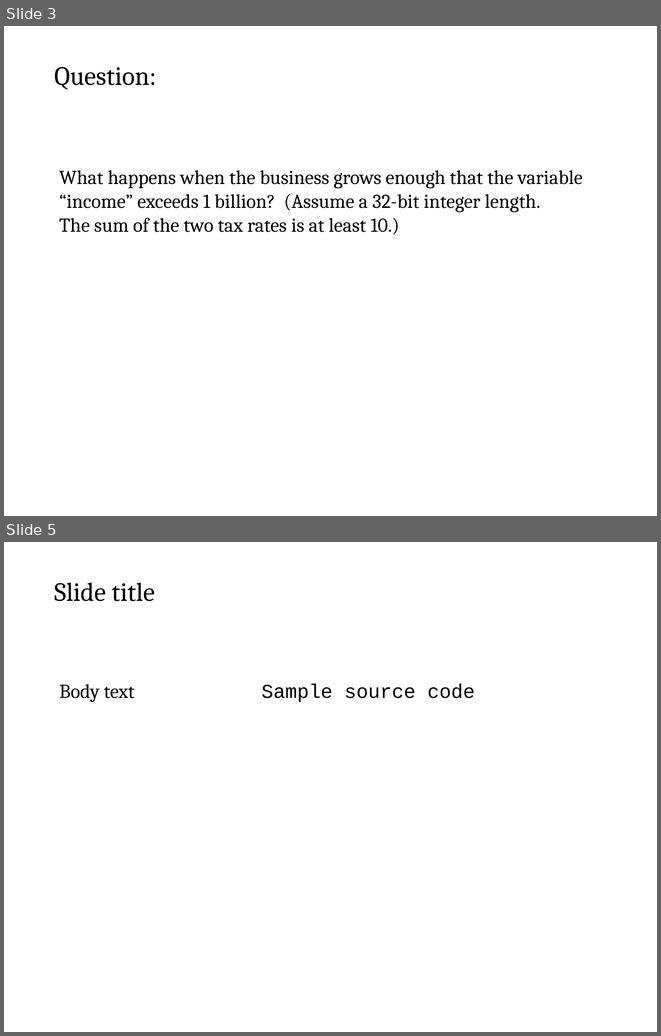
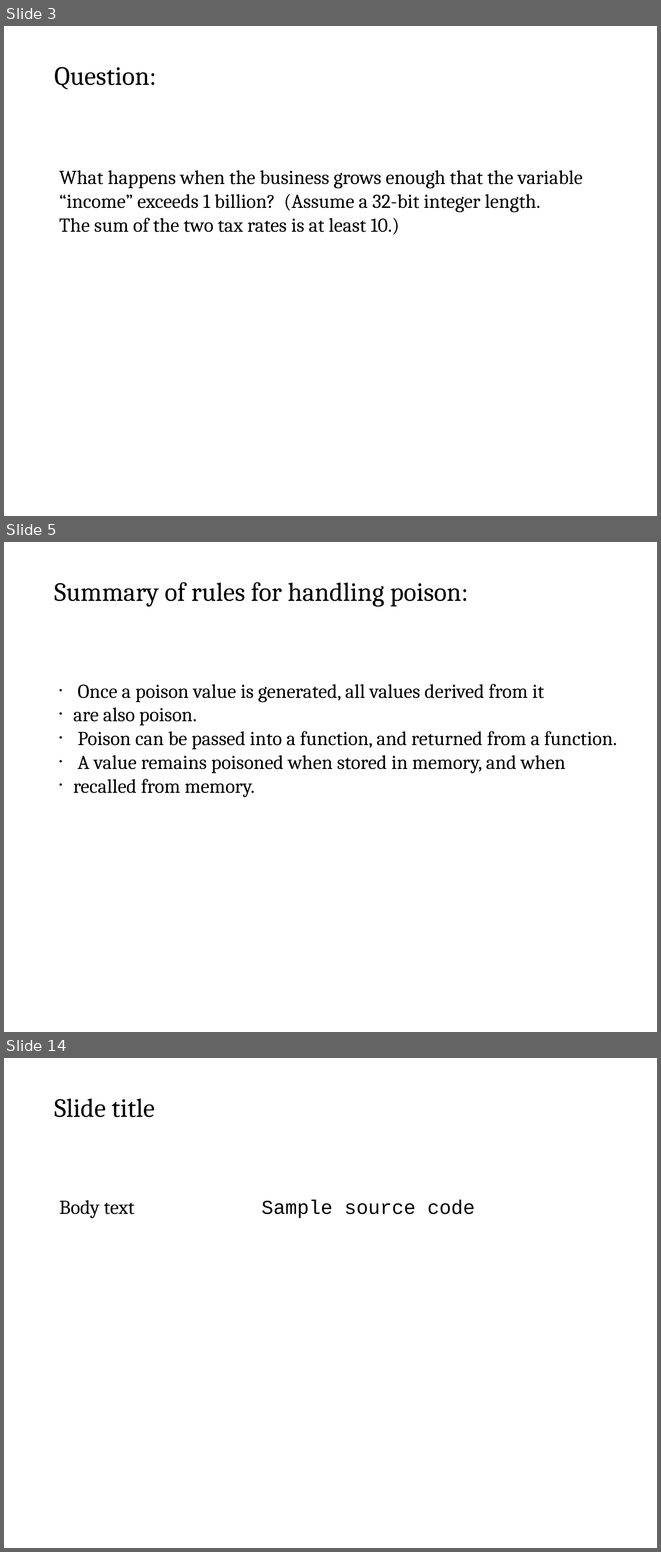
Before and after one commit to cschreiner/lli_undef_fix_admin, a slide deck: doc/poster/2015feb_grad_visit.draft.odp. Shown one above the other, each under a label of ours: slides 3 and 5 before the commit, slides 3, 5 and 14 after it; the slides between them are not shown. The pictures are 661x1036 and 661x1552 pixels, drawn with LibreOffice and Linux fonts; fonts in the diff are those of the drawing. Boxes give left, top, right and bottom in pixels: in the first picture for what was removed or moved away, otherwise in the second. Text is boxed around its words. In the diff, an @@ line names an element or a change of style, - is before the commit and + after.

Commit message:
finished transcribing text from the textual draft

```diff
--- a/doc/poster/2015feb_grad_visit.draft.odp
+++ b/doc/poster/2015feb_grad_visit.draft.odp
@@ slide 5 added at [4, 542, 657, 1032], background #FFFFFF @@
@@ text added at [54, 582, 468, 607], 32 pt, text #000000 @@
+Summary of rules for handling poison:
@@ text added at [73, 684, 617, 797], 24 pt, text #000000 @@
+• Once a poison value is generated, all values derived from it
+• are also poison.
+• Poison can be passed into a function, and returned from a function.
+• A value remains poisoned when stored in memory, and when
+• recalled from memory.
@@ what was slide 5 is now slide 14 @@
```
Also in this commit, not shown: 1 slide changed, 8 other slides added.
